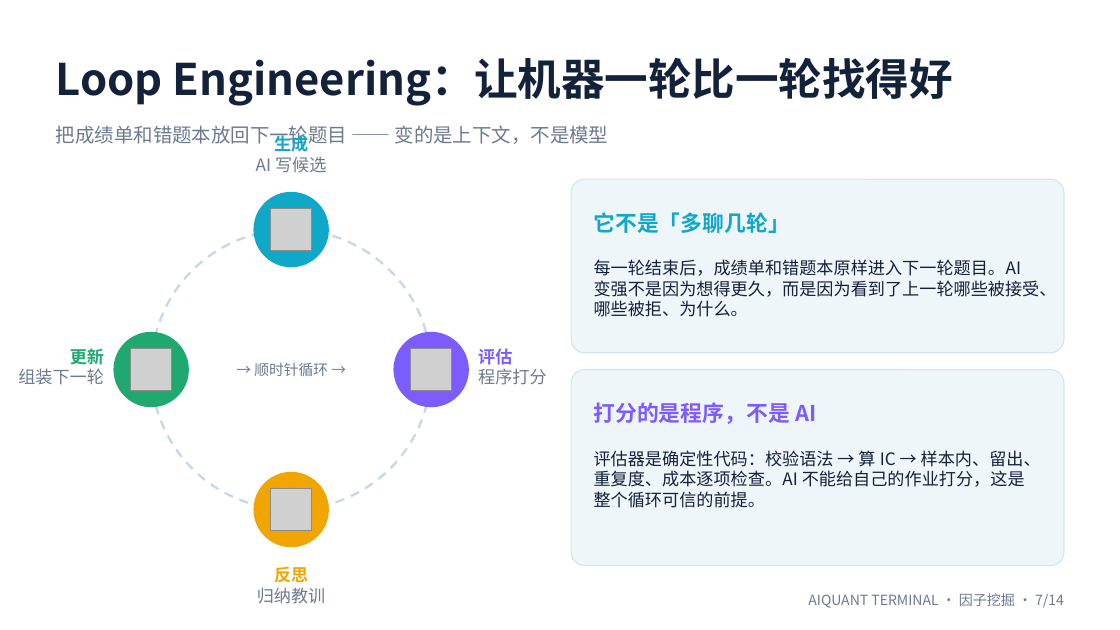
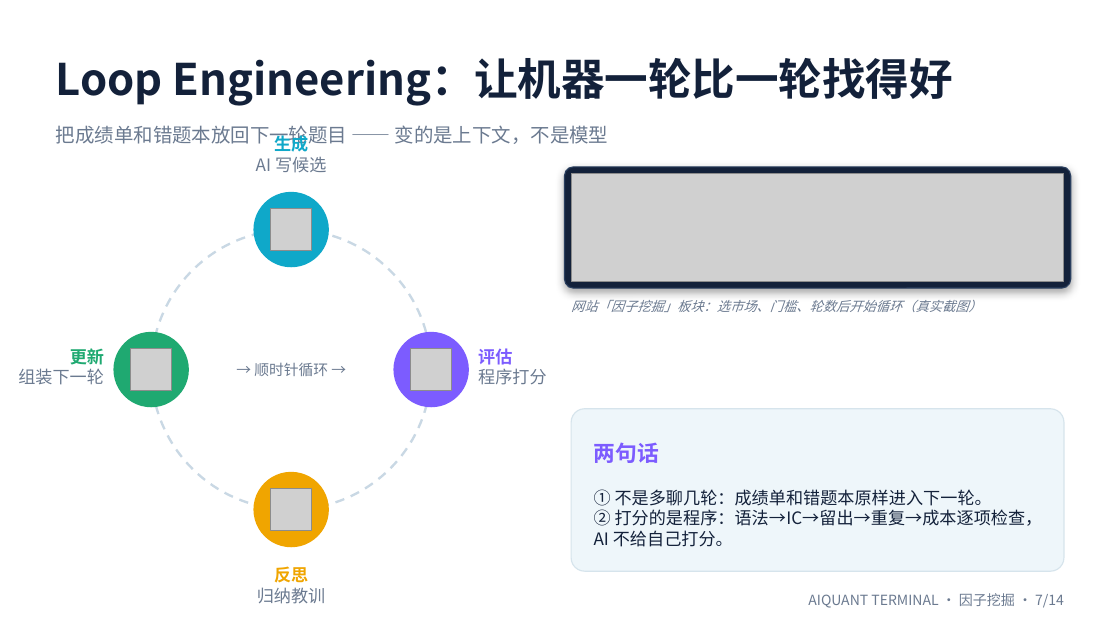
Before and after one commit to presleyzhou/Aiquant, a slide deck: slide 7 of docs/lecture/因子挖掘-15分钟.pptx. Drawn at 1120x630 pixels with LibreOffice and Linux fonts; fonts in the diff are those of the drawing; grey boxes stand for pictures. Boxes give left, top, right and bottom in pixels: in the first picture for what was removed or moved away, otherwise in the second. Text is boxed around its words. In the diff, an @@ line names an element or a change of style, - is before the commit and + after.

```diff
--- a/docs/lecture/因子挖掘-15分钟.pptx
+++ b/docs/lecture/因子挖掘-15分钟.pptx
@@ rounded rectangle: place and size @@
-rounded rectangle at box(571, 179, 1064, 353)
+rounded rectangle at box(564, 167, 1071, 288)
@@ rounded rectangle at box(564, 167, 1071, 288): fill #EEF6FA to #13213A; outline #D6E4EC 0.75 pt to #2A3F5F 0.75 pt; shadow on; proportions changed @@
@@ picture added at box(571, 174, 1064, 281) @@
@@ text removed at box(594, 212, 790, 233) @@
-它不是「多聊几轮」
@@ text "网站「因子挖掘」板块：选市场、门槛、轮数后开始循环（真实截图）" at box(571, 300, 982, 312): vertical alignment top to middle @@
@@ text at box(571, 300, 982, 312): text changed; size 11 to 8.5 pt; text colour #13213A to #6B7A90; italic on @@
-每一轮结束后，成绩单和错题本原样进入下一轮题目。AI 变强不是因为想得更久，而是因为看到了上一轮哪些被接受、哪些被拒、为什么。
+网站「因子挖掘」板块：选市场、门槛、轮数后开始循环（真实截图）
@@ rounded rectangle: place and size @@
-rounded rectangle at box(571, 370, 1064, 566)
+rounded rectangle at box(571, 409, 1064, 571)
@@ rounded rectangle at box(571, 409, 1064, 571): proportions changed @@
@@ text at box(594, 442, 659, 463): text changed @@
-打分的是程序，不是 AI
+两句话
@@ text at box(594, 489, 1043, 547): text changed @@
-评估器是确定性代码：校验语法 → 算 IC → 样本内、留出、重复度、成本逐项检查。AI 不能给自己的作业打分，这是整个循环可信的前提。
+① 不是多聊几轮：成绩单和错题本原样进入下一轮。
+② 打分的是程序：语法→IC→留出→重复→成本逐项检查，AI 不给自己打分。
```
Also in this commit, not shown: 4 other slides changed, 13 other files.
